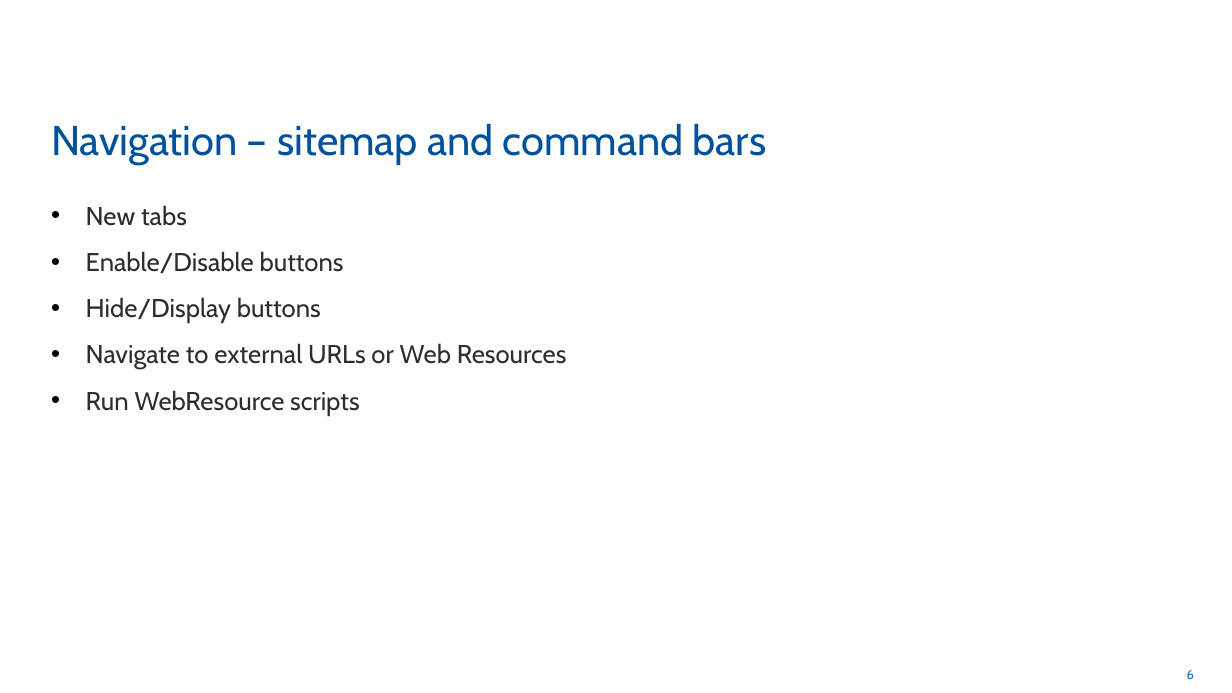
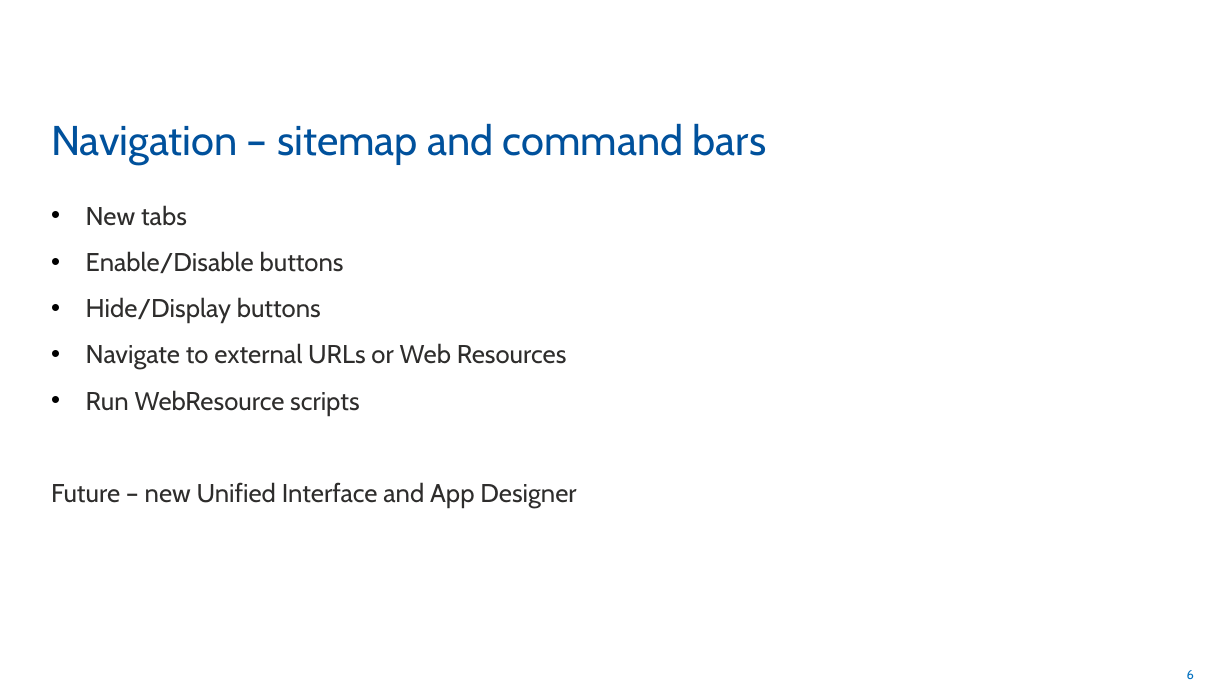
Before and after one commit to rogerhillgsy/CRMTraining, a slide deck: slide 6 of Documents/QA Powerpoints/Module 1.pptx. Drawn at 1232x693 pixels with LibreOffice and Linux fonts; fonts in the diff are those of the drawing. Boxes give left, top, right and bottom in pixels: in the first picture for what was removed or moved away, otherwise in the second. Text is boxed around its words. In the diff, an @@ line names an element or a change of style, - is before the commit and + after.

```diff
--- a/Documents/QA Powerpoints/Module 1.pptx
+++ b/Documents/QA Powerpoints/Module 1.pptx
@@ text at [51, 482, 576, 508]: paragraph added @@
+Future – new Unified Interface and App Designer
```
Also in this commit, not shown: 3 other slides changed, 1 other file.
